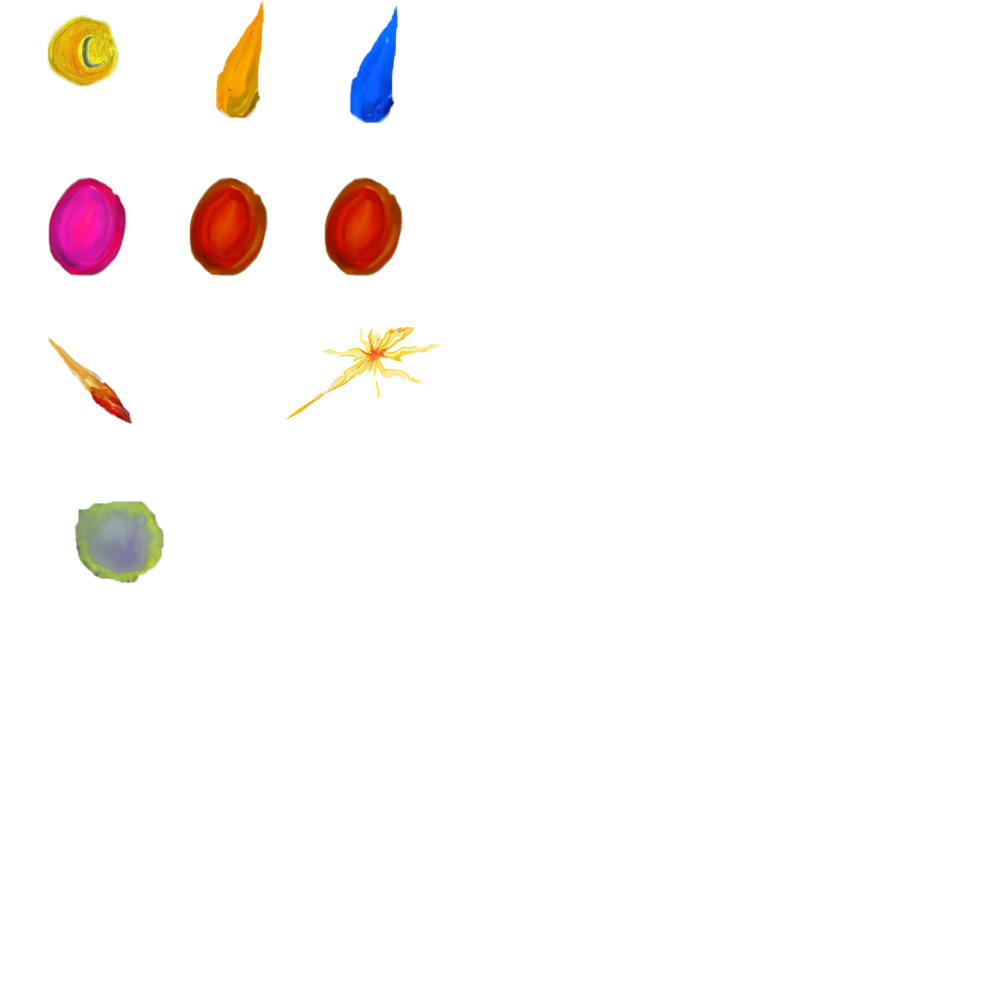
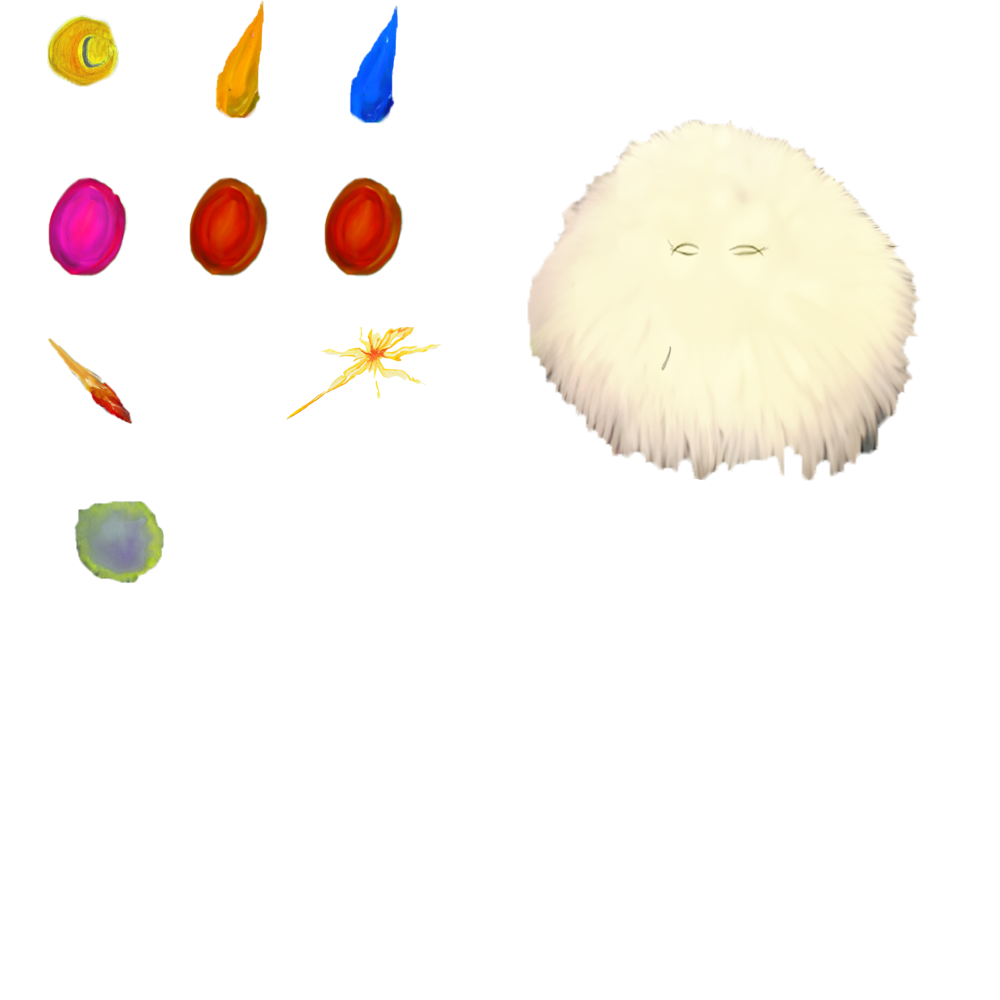
Layer changes from the first 1000 × 1000 image to the second:
added layer "Curves 1" above "Hue/Saturation 5" over [527, 119, 921, 481]
